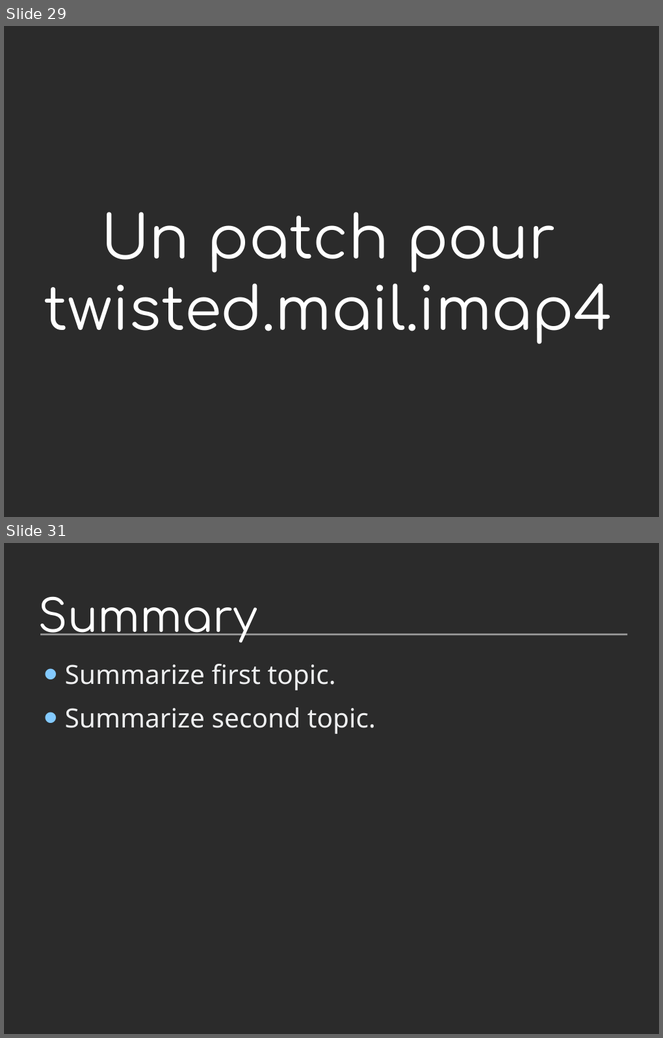
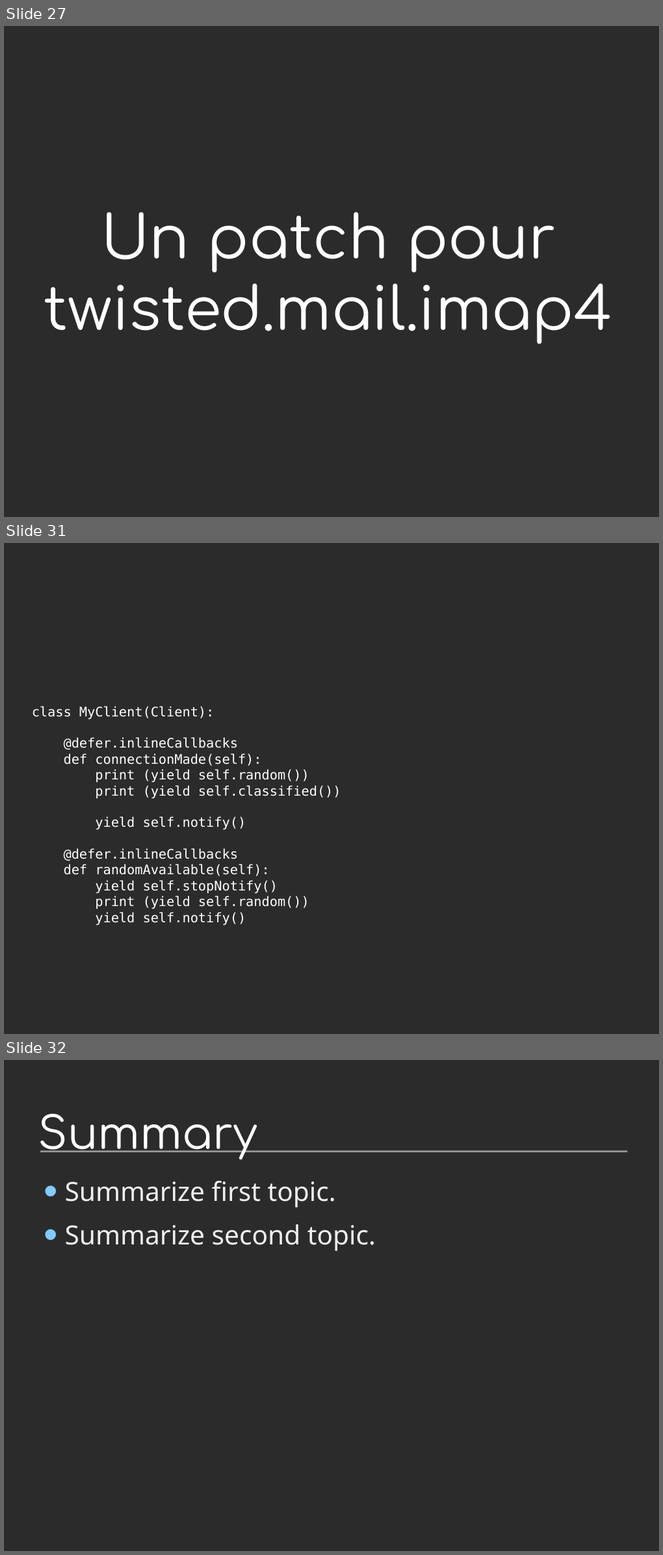
Before and after one commit to jdb/jdb.github.com, a slide deck: imap_idle/pycon-presentation/imap-idle-makingoff.odp. Shown one above the other, each under a label of ours: slides 29 and 31 before the commit, slides 27, 31 and 32 after it; the slides between them are not shown. The pictures are 663x1038 and 663x1555 pixels, drawn with LibreOffice and Linux fonts; fonts in the diff are those of the drawing; background and template pictures are left out; a plain dark background stands for a picture behind light text. Boxes give left, top, right and bottom in pixels: in the first picture for what was removed or moved away, otherwise in the second. Text is boxed around its words. In the diff, an @@ line names an element or a change of style, - is before the commit and + after.

```diff
--- a/imap_idle/pycon-presentation/imap-idle-makingoff.odp
+++ b/imap_idle/pycon-presentation/imap-idle-makingoff.odp
@@ slide 31 added at (4, 543, 659, 1034), background picture (left out) @@
@@ title added at (32, 706, 341, 926), 16 pt, text #FFFFFF @@
+class MyClient(Client):
+@defer.inlineCallbacks
+def connectionMade(self):
+print (yield self.random())
+print (yield self.classified())
+yield self.notify()
+@defer.inlineCallbacks
+def randomAvailable(self):
+yield self.stopNotify()
+print (yield self.random())
+yield self.notify()
@@ what was slide 29 is now slide 27 @@
@@ what was slide 31 is now slide 32 @@
```
Also in this commit, not shown: 10 slides changed, 12 other slides added, 12 slides removed, 4 other files.
